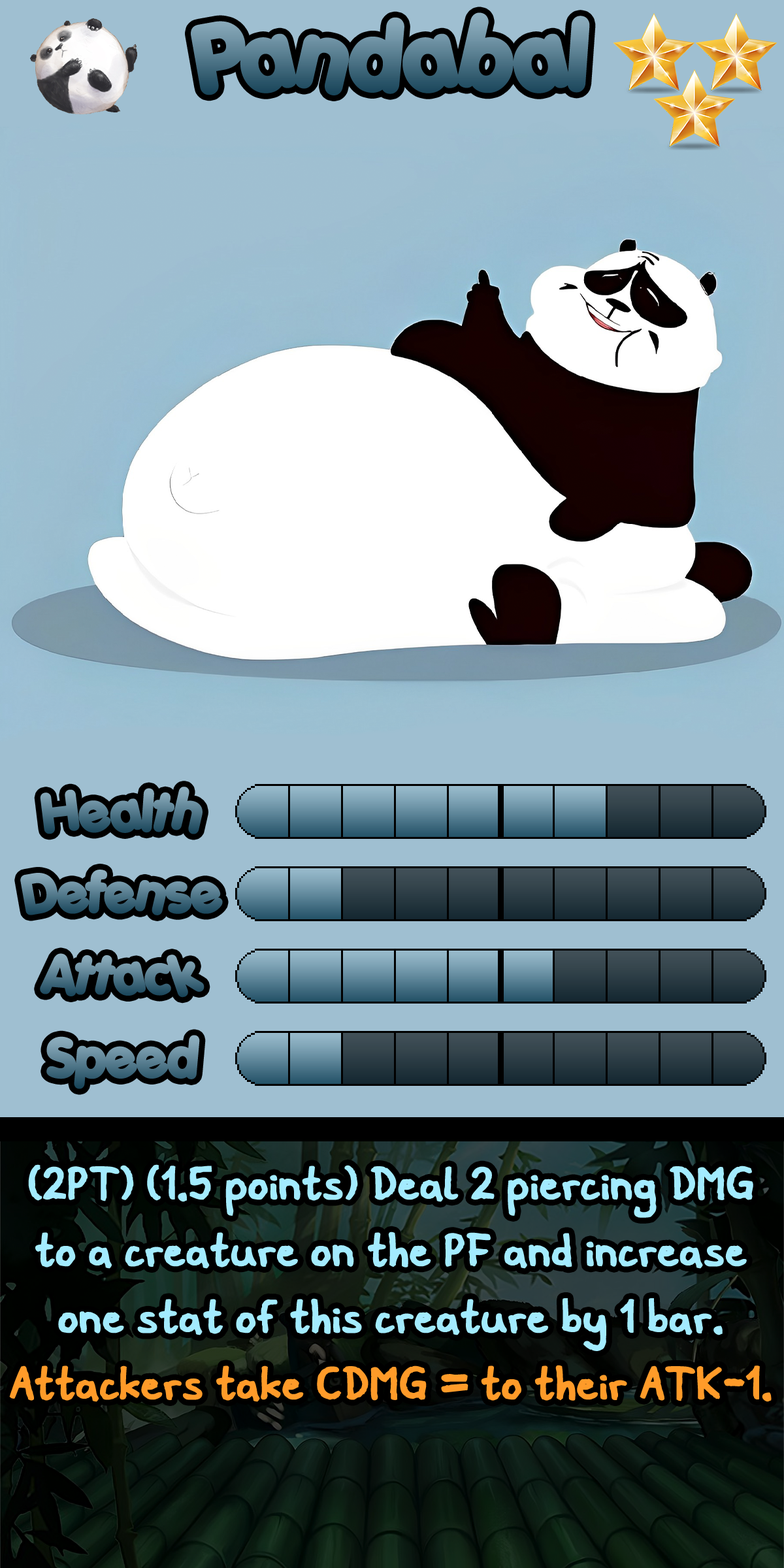
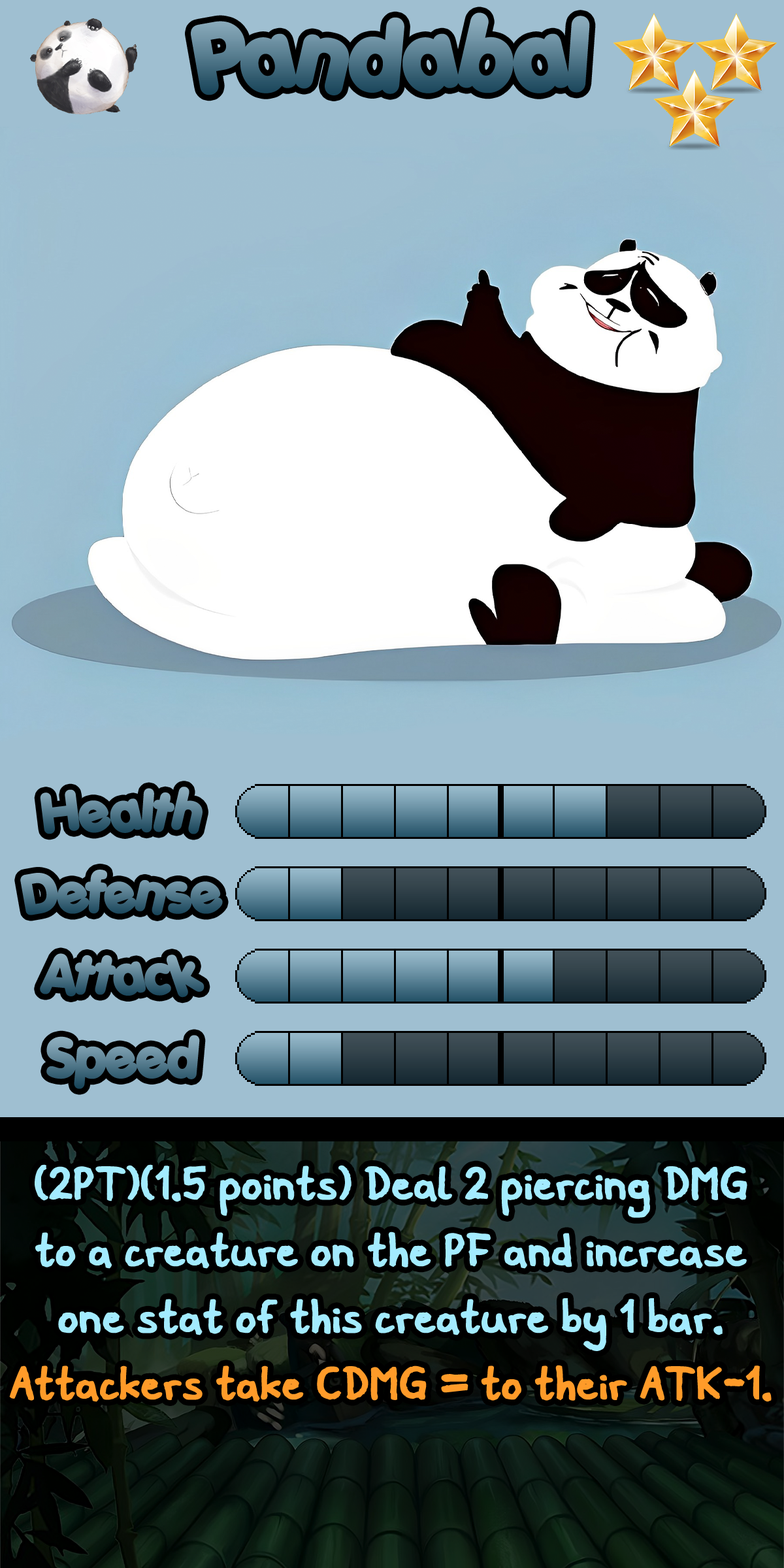
Layers edited between the first and the second 784 × 1568 image:
painted on "Ability" over bbox(28, 1164, 754, 1218)